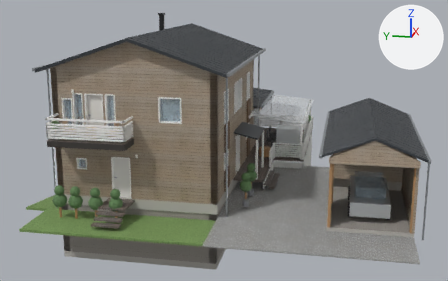
A saved change to the Blender file house-model/marmorikatu.blend.
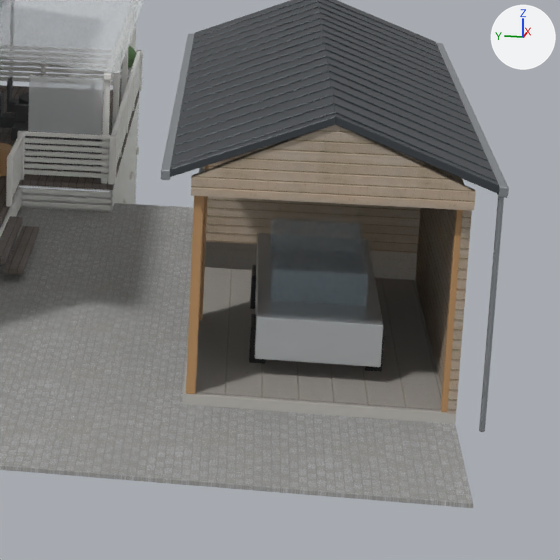
There are two pictures of each version: one whole from a camera (50 mm lens) standing at (-27.0, -5.74, 9.86) and looking at (6.78, 1.02, 1.42), one close up on the part from 60% to 100% of the width and 36% to 100% of the height. Every picture has the same lights, and +X, +Y and +Z are marked at upper right. The older version's two pictures come first.

Objects in the first close-up: 'Room_katos_AUTOKATOS', 'T.perg.canopy', 'TR.car.body', 'TR.car.cab', 'TR.car.wh0', 'TR.car.wh2', 'TR.car.wh3', 'TR.drive.slab.a', 'TR.drive.slab.b', 'TR.drive.slab.c', 'TR.gable.n', 'TR.roof.e', 'TR.roof.w', 'TR.var.n.seg0', 'TR.wW.seg0' and 122 more.
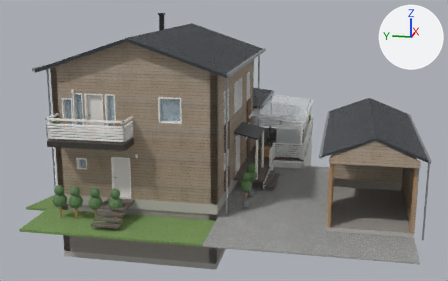
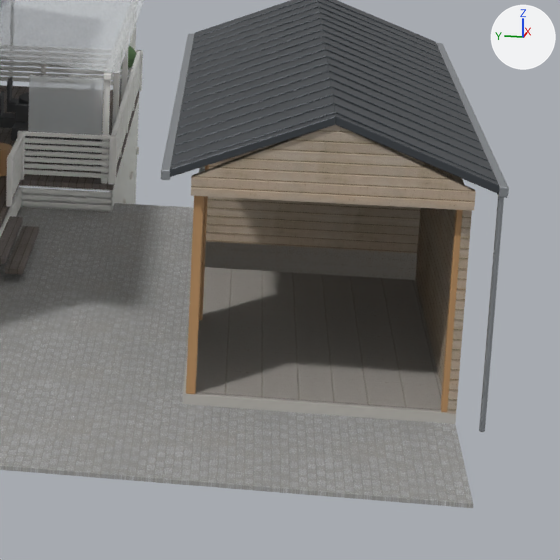
Boxes (x1, y1, x2, y2) around the edits, measured in the close-ups (560 x 560 px):
```json
{"object": "TR.car.body", "change": "deleted", "before": [255, 233, 383, 367]}
{"object": "TR.car.cab", "change": "deleted", "before": [270, 218, 369, 306]}
{"object": "TR.car.wh2", "change": "deleted", "before": [249, 314, 266, 364]}
{"object": "TR.car.wh3", "change": "deleted", "before": [250, 265, 256, 309]}
{"object": "TR.car.wh0", "change": "deleted", "before": [365, 332, 384, 372]}
```

The change, as JSON lines over the scene's bpy script:
```json
{"op": "remove", "block": "ob_tr_car_body", "code": ["ob_tr_car_body = bpy.data.objects.new('TR.car.body', me_tr_car_body)", "ob_tr_car_body.parent = ob_katos_kalusteet", "ob_tr_car_body.location = (0.0, 0.0, 0.0)", "_m = ob_tr_car_body.modifiers.new('bev', 'BEVEL')", "_m.width = 0.011", "_m.width_pct = 0.011", "_m.angle_limit = 0.9"]}
{"op": "remove", "block": "ob_tr_car_cab", "code": ["ob_tr_car_cab = bpy.data.objects.new('TR.car.cab', me_tr_car_cab)", "ob_tr_car_cab.parent = ob_katos_lasit", "ob_tr_car_cab.location = (0.0, 0.0, 0.0)"]}
{"op": "remove", "block": "ob_tr_car_wh0", "code": ["ob_tr_car_wh0 = bpy.data.objects.new('TR.car.wh0', me_tr_car_wh0)", "ob_tr_car_wh0.parent = ob_katos_kalusteet", "ob_tr_car_wh0.location = (0.0, 0.0, 0.0)", "_m = ob_tr_car_wh0.modifiers.new('bev', 'BEVEL')", "_m.width = 0.011", "_m.width_pct = 0.011", "_m.angle_limit = 0.9"]}
{"op": "remove", "block": "ob_tr_car_wh2", "code": ["ob_tr_car_wh2 = bpy.data.objects.new('TR.car.wh2', me_tr_car_wh2)", "ob_tr_car_wh2.parent = ob_katos_kalusteet", "ob_tr_car_wh2.location = (0.0, 0.0, 0.0)", "_m = ob_tr_car_wh2.modifiers.new('bev', 'BEVEL')", "_m.width = 0.011", "_m.width_pct = 0.011", "_m.angle_limit = 0.9"]}
{"op": "remove", "block": "ob_tr_car_wh3", "code": ["ob_tr_car_wh3 = bpy.data.objects.new('TR.car.wh3', me_tr_car_wh3)", "ob_tr_car_wh3.parent = ob_katos_kalusteet", "ob_tr_car_wh3.location = (0.0, 0.0, 0.0)", "_m = ob_tr_car_wh3.modifiers.new('bev', 'BEVEL')", "_m.width = 0.011", "_m.width_pct = 0.011", "_m.angle_limit = 0.9"]}
```
